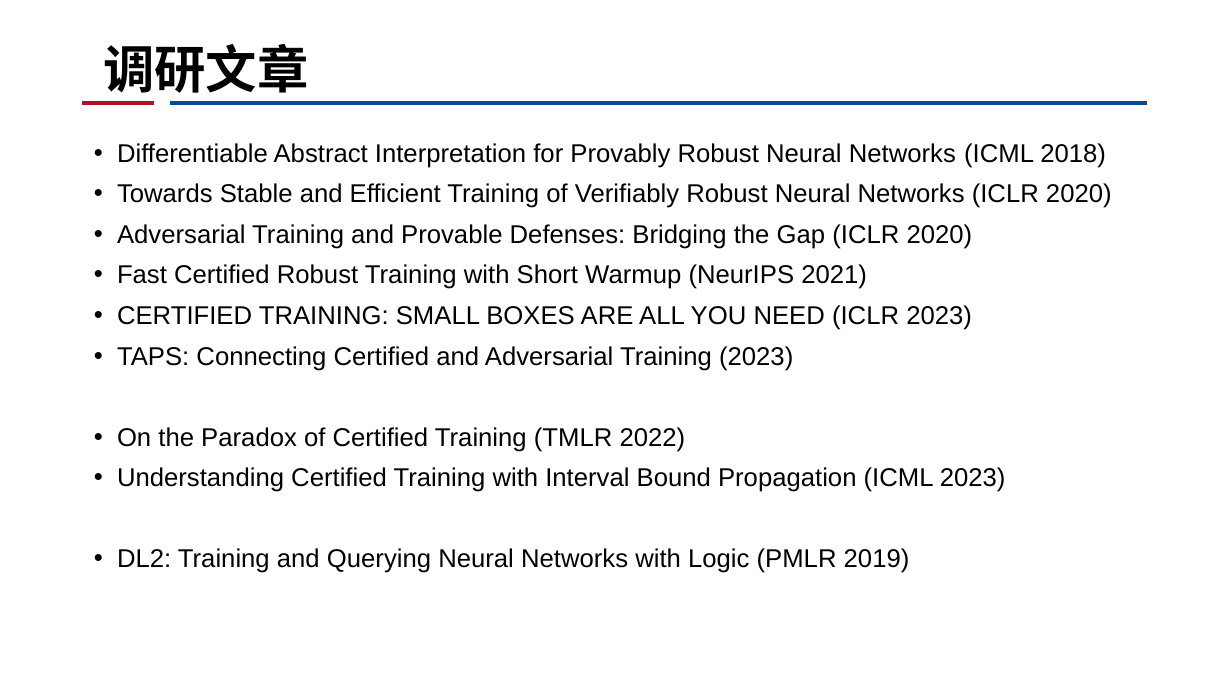
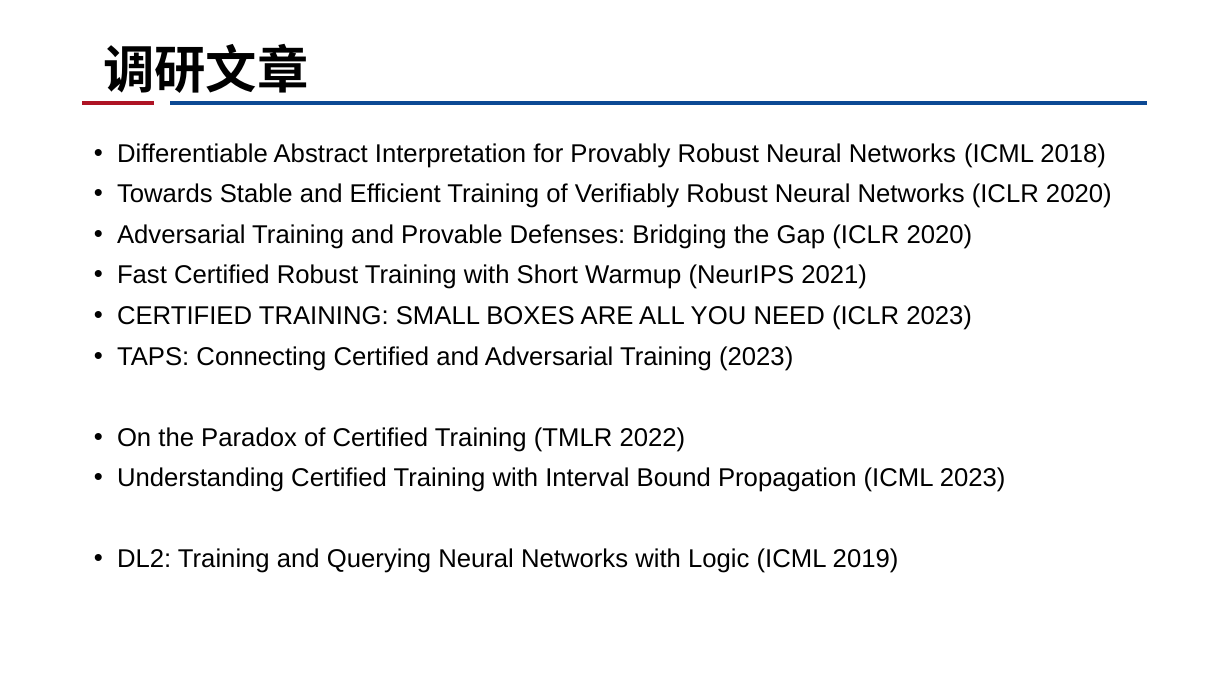
Before and after one commit to CRhapsody/Presentation_Slides, a slide deck: slide 7 of certified defense.pptx. Drawn at 1232x693 pixels with LibreOffice and Linux fonts; fonts in the diff are those of the drawing; background and template pictures are left out. Boxes give left, top, right and bottom in pixels: in the first picture for what was removed or moved away, otherwise in the second. Text is boxed around its words. In the diff, an @@ line names an element or a change of style, - is before the commit and + after.

```diff
--- a/certified defense.pptx
+++ b/certified defense.pptx
@@ text at (117,548,899,573): text changed @@
-• DL2: Training and Querying Neural Networks with Logic (PMLR 2019)
+• DL2: Training and Querying Neural Networks with Logic (ICML 2019)
```
Also in this commit, not shown: 5 other slides changed, 2 slides added, 2 slides removed.
